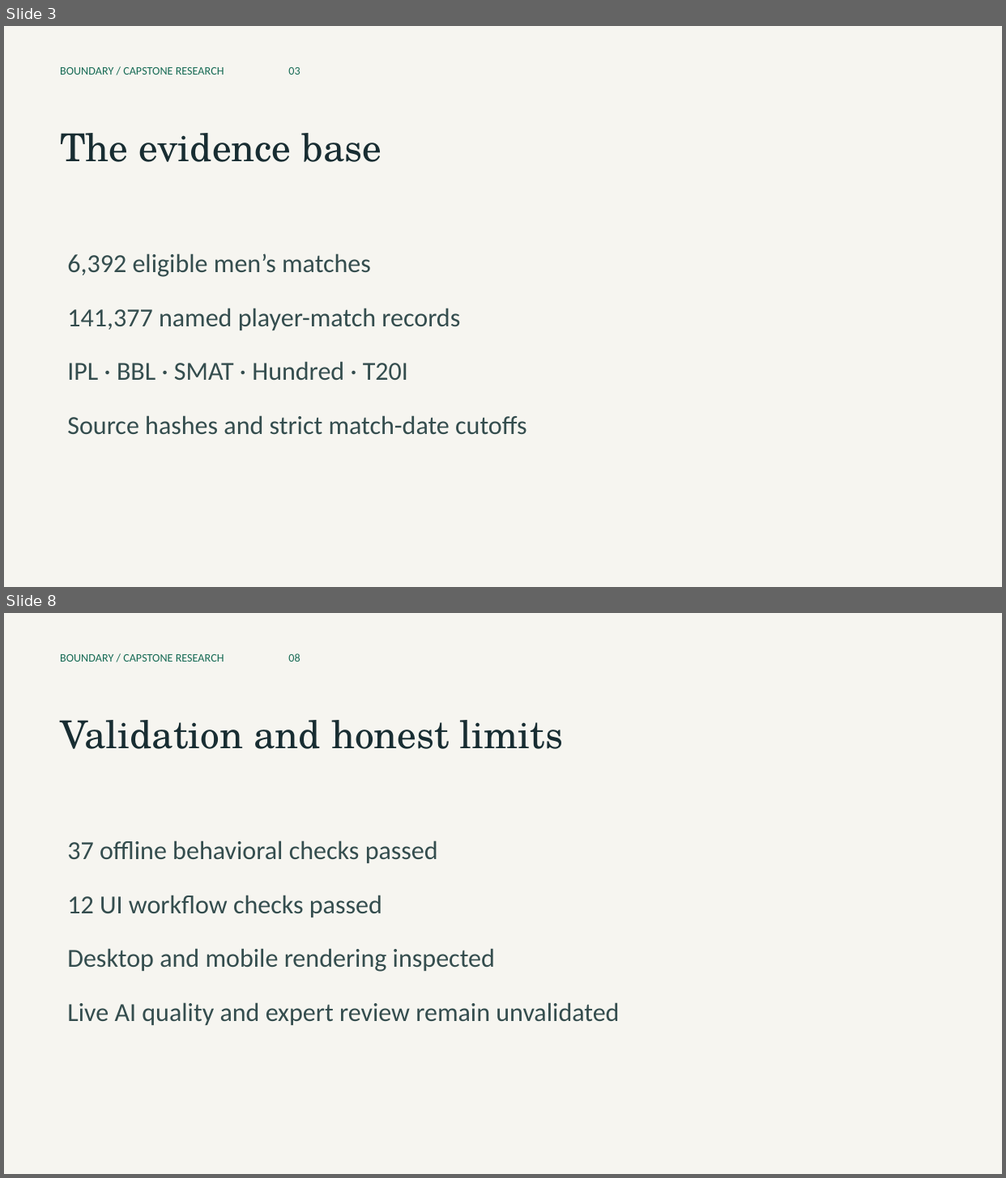
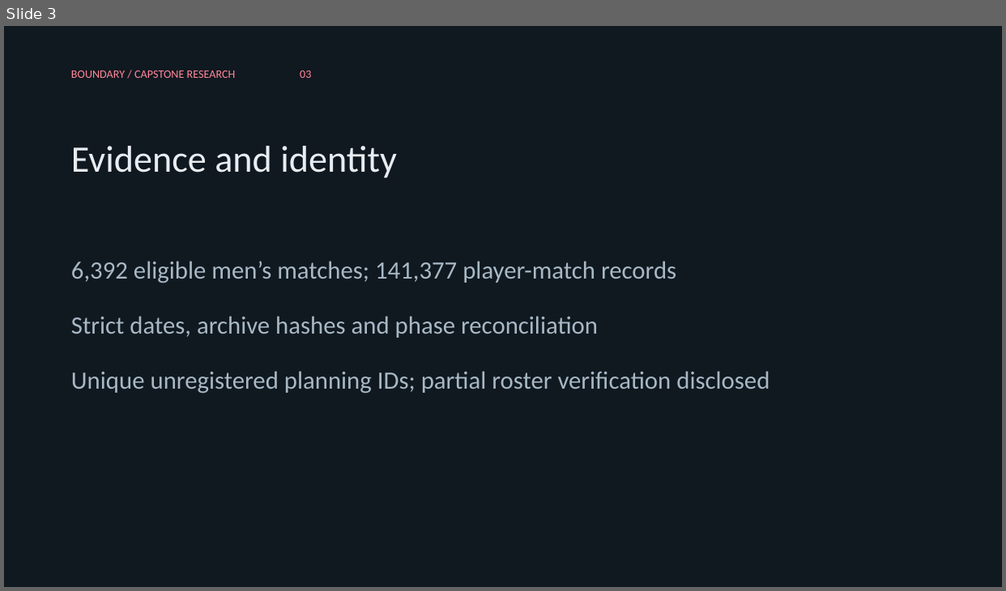
Before and after one commit to br-abishek-07/boundary-cricket-capstone, a slide deck: docs/Capstone_Presentation.pptx. Shown one above the other, each under a label of ours: slides 3 and 8 before the commit, slide 3 after it; the slides between them are not shown. The pictures are 1006x1178 and 1006x591 pixels, drawn with LibreOffice and Linux fonts; fonts in the diff are those of the drawing. Boxes give left, top, right and bottom in pixels: in the first picture for what was removed or moved away, otherwise in the second. Text is boxed around its words. In the diff, an @@ line names an element or a change of style, - is before the commit and + after.

Commit message:
Correct evidence integrity, supported XI workloads and grounded agent; add franchise themes
Preserve player identities and raw totals, correct phase filters, enforce complete bowling allocation, isolate private-session records, and gate research forecasts against the learned chase baseline. Add bundled marks, franchise accents and Light/Dark appearance.

Validation: 31 core regressions, 41 UI workflow checks and 5 local Chromium checks. Live provider quality and full current squad verification remain disclosed limits.

```diff
--- a/docs/Capstone_Presentation.pptx
+++ b/docs/Capstone_Presentation.pptx
@@ slide 8 removed at [4, 613, 1002, 1174], background #F6F5F0 @@
@@ text removed at [60, 653, 300, 662] @@
-BOUNDARY / CAPSTONE RESEARCH 08
@@ text removed at [60, 720, 563, 749] @@
-Validation and honest limits
@@ text removed at [67, 841, 619, 1025] @@
-37 offline behavioral checks passed
-12 UI workflow checks passed
-Desktop and mobile rendering inspected
-Live AI quality and expert review remain unvalidated
@@ slide 3 changed as well @@
@@ background #F6F5F0 to #101820 @@
@@ text "BOUNDARY / CAPSTONE RESEARCH 03": place and size @@
-text "BOUNDARY / CAPSTONE RESEARCH 03" at [60, 67, 300, 75]
+text "BOUNDARY / CAPSTONE RESEARCH 03" at [71, 71, 311, 78]
@@ text "BOUNDARY / CAPSTONE RESEARCH 03" at [71, 71, 311, 78]: text colour #176B55 to #FF8798; more space between paragraphs @@
@@ text at [71, 146, 397, 178]: text changed; size 37 to 36 pt; font TeX Gyre Schola to Calibri; text colour #182D32 to #E8EDF1 @@
-The evidence base
+Evidence and identity
@@ text at [71, 261, 769, 394]: text changed; size 25 to 24 pt; text colour #344D4E to #A8B8C5 @@
-6,392 eligible men’s matches
-141,377 named player-match records
-IPL · BBL · SMAT · Hundred · T20I
-Source hashes and strict match-date cutoffs
+6,392 eligible men’s matches; 141,377 player-match records
+Strict dates, archive hashes and phase reconciliation
+Unique unregistered planning IDs; partial roster verification disclosed
```
Also in this commit, not shown: 9 slides added, 8 other slides removed, 52 other files.
